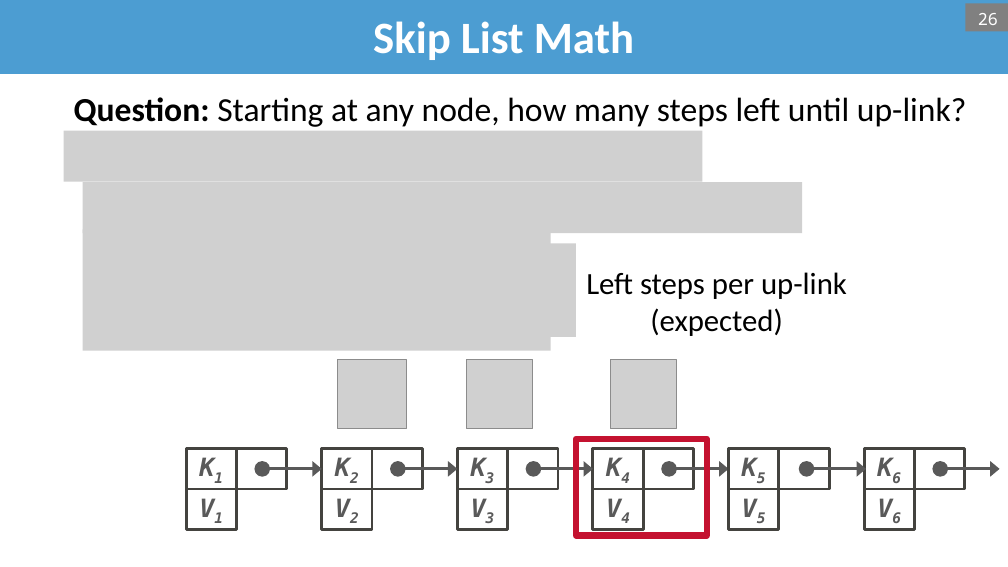
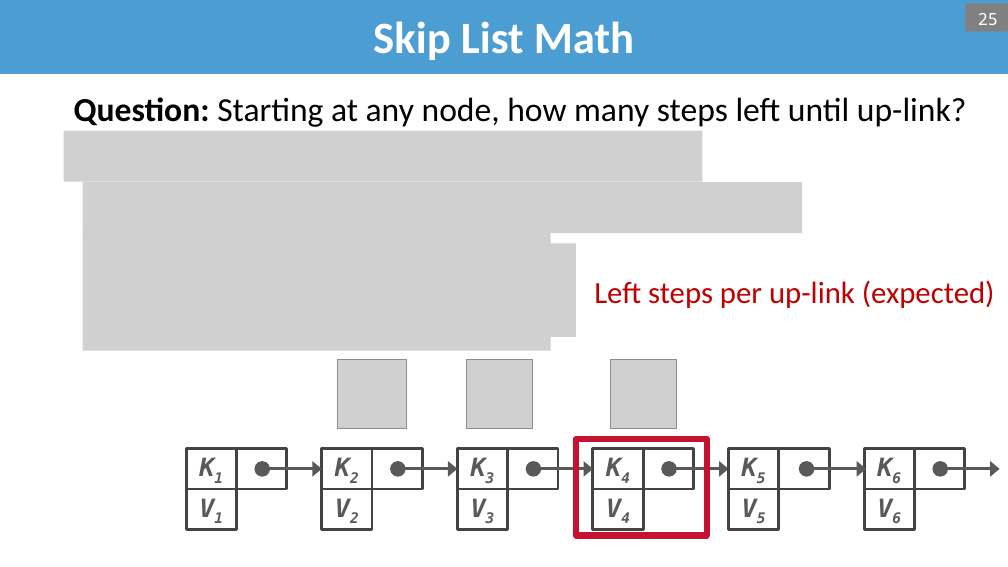
Before and after one commit to bsb20/bsb20.github.io, a slide deck: slide 25 of docs/421_f26/lectures/L11_filters_skip_list.pptx (slide 26 before the commit). Drawn at 1008x567 pixels with LibreOffice and Linux fonts; fonts in the diff are those of the drawing; grey boxes stand for pictures; background and template pictures are left out. Boxes give left, top, right and bottom in pixels: in the first picture for what was removed or moved away, otherwise in the second. Text is boxed around its words. In the diff, an @@ line names an element or a change of style, - is before the commit and + after.

```diff
--- a/docs/421_f26/lectures/L11_filters_skip_list.pptx
+++ b/docs/421_f26/lectures/L11_filters_skip_list.pptx
@@ page number at bbox=[978, 13, 998, 25]: text changed @@
-26
+25
@@ text "Left steps per up-link (expected)": place and size @@
-text "Left steps per up-link (expected)" at bbox=[586, 272, 847, 336]
+text "Left steps per up-link (expected)" at bbox=[594, 280, 995, 308]
@@ text "Left steps per up-link (expected)" at bbox=[594, 280, 995, 308]: text colour #000000 to #C00000 @@
```
Also in this commit, not shown: 14 other slides changed, 4 slides added, 4 slides removed, 1 other file.
